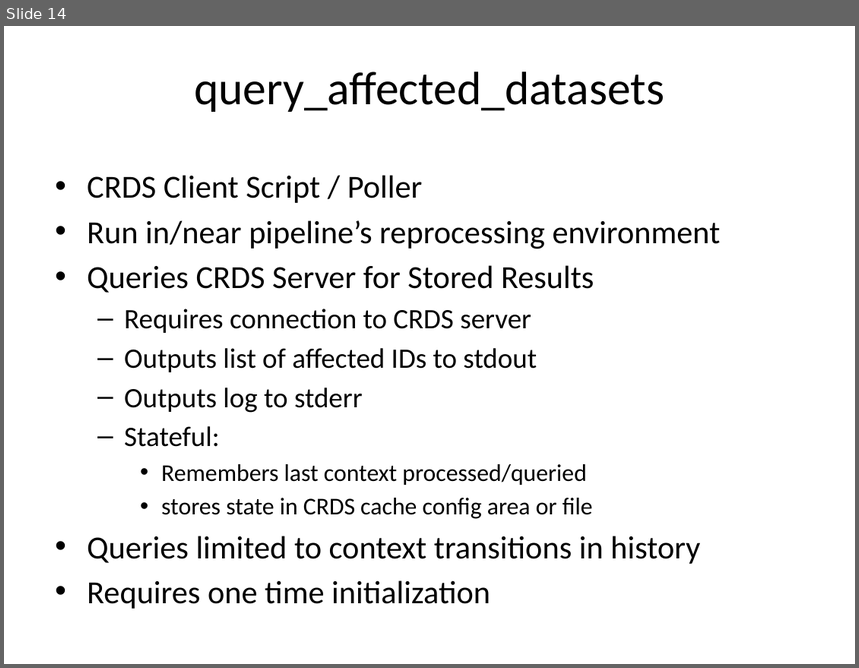
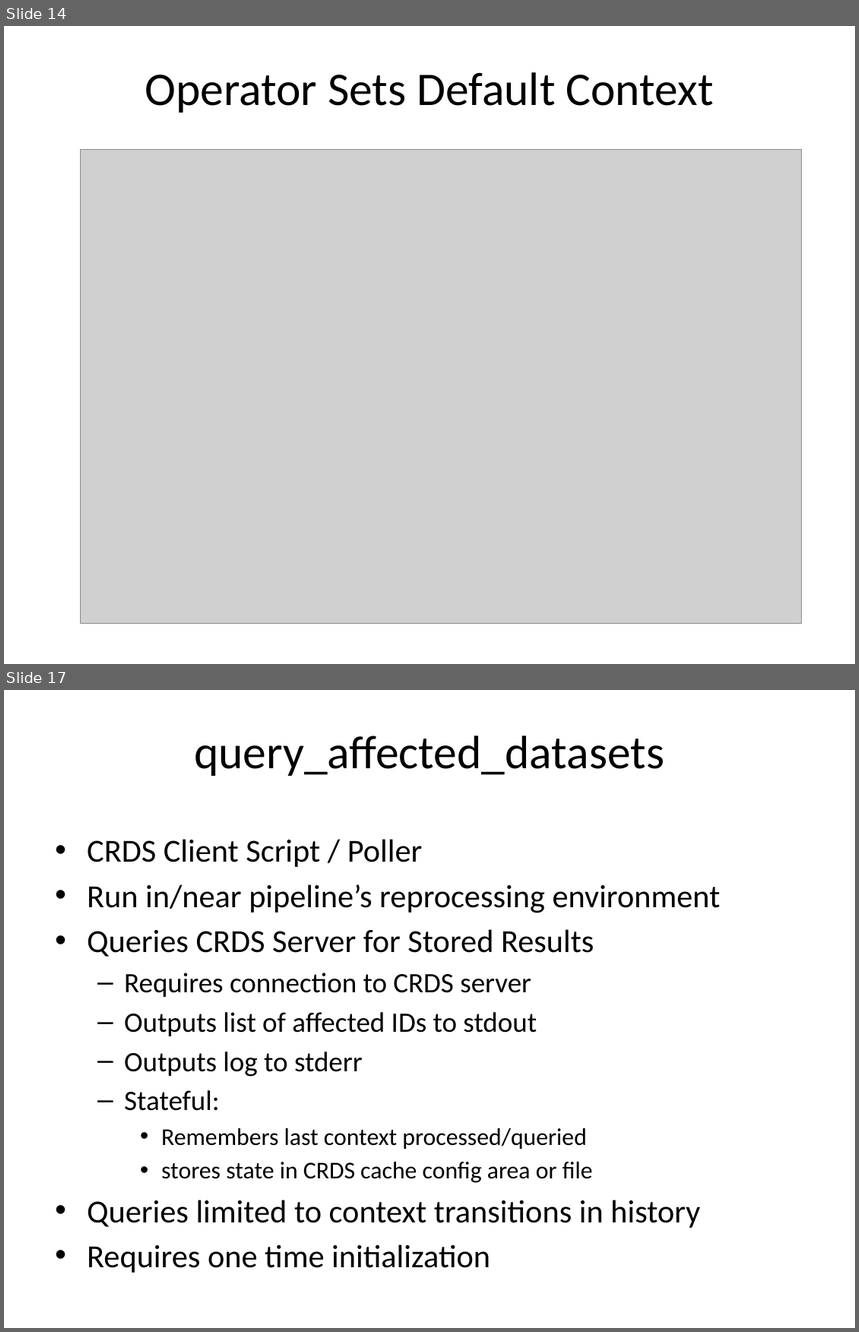
Before and after one commit to spacetelescope/crds, a slide deck: docs/Affected_Datasets_Demo.pptx. Shown one above the other, each under a label of ours: slide 14 before the commit, slides 14 and 17 after it; the slides between them are not shown. The pictures are 859x668 and 859x1332 pixels, drawn with LibreOffice and Linux fonts; fonts in the diff are those of the drawing; grey boxes stand for pictures. Boxes give left, top, right and bottom in pixels: in the first picture for what was removed or moved away, otherwise in the second. Text is boxed around its words. In the diff, an @@ line names an element or a change of style, - is before the commit and + after.

```diff
--- a/docs/Affected_Datasets_Demo.pptx
+++ b/docs/Affected_Datasets_Demo.pptx
@@ slide 14 added at [4, 26, 855, 664], background #FFFFFF @@
@@ title added at [145, 72, 714, 113], 39.6 pt, text #000000 @@
+Operator Sets Default Context
@@ picture added at [81, 149, 801, 624] @@
@@ what was slide 14 is now slide 17 @@
```
Also in this commit, not shown: 3 other slides added, 2 slides removed.
